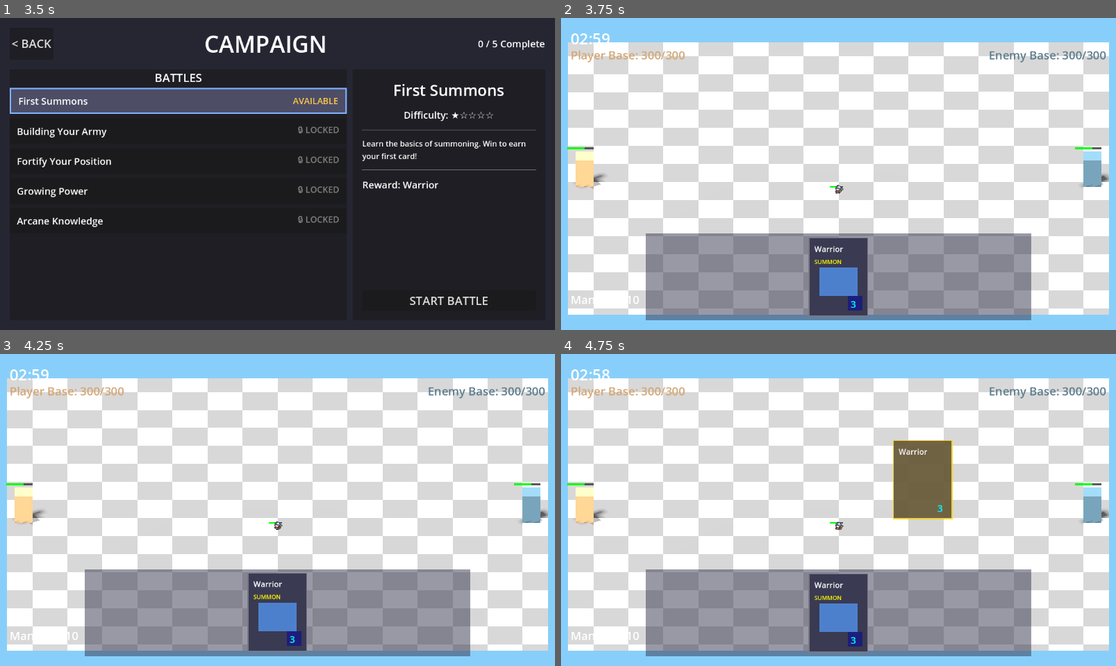
Above: before the commit, frames 1-4 (two rows, left to right).
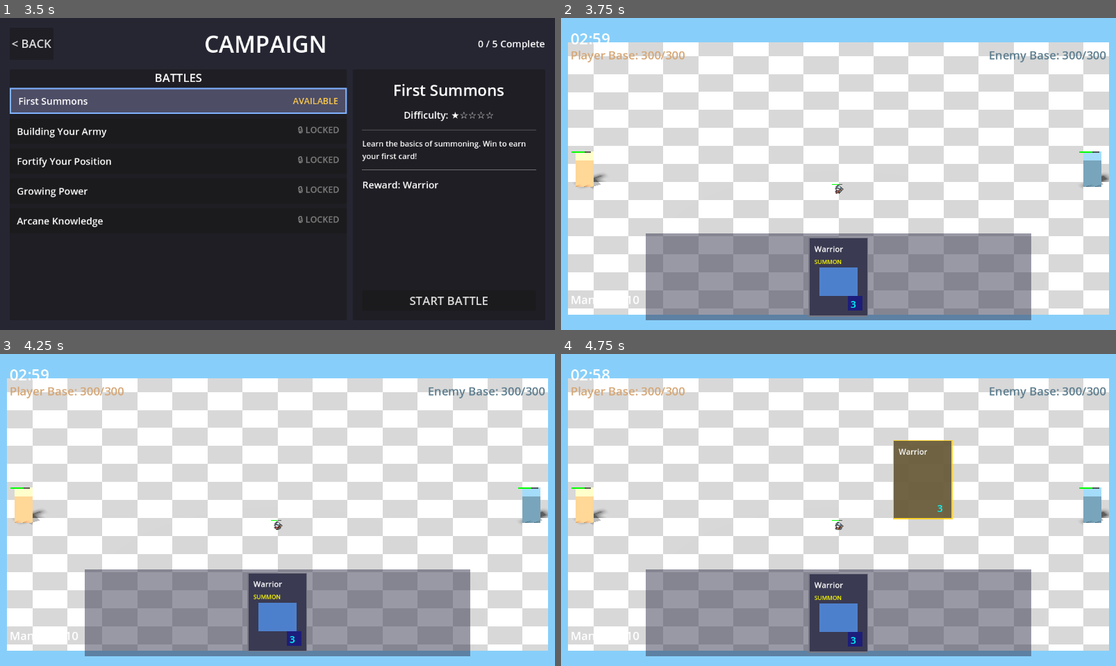
Above: after the commit, the same moments.

Repository: amari-charles/project-summoner
Game: Godot game, scene res://scenes/ui/main_menu.tscn
The game is run twice, just before and just after one commit, with the same random seed, the same clock (stepped at 60 frames per second) and the same inputs.
Inputs (mouse positions are in pixels of both pictures, inside the frame that each line leads up to):
- Up to frame 1 (3.5 s): click "PLAY" at 0.5 s; click "SELECT" at 1.25 s; click "CHOOSE WARRIOR" at 2 s; click (177, 99) at 2.75 s
- Up to frame 2 (3.75 s): click "START BATTLE" at 3.5 s
- Up to frame 3 (4.25 s): no input
- Up to frame 4 (4.75 s): tap Enter at 4.25 s; drag from (838, 612) to (894, 441) at 4.27 s

Frame 1 is identical in both runs. In frame 2, 0.1% of the frame differs, in the area x 1-98%, y 41-55%; in frame 3, 0.1%; in frame 4, 0.1%.

Commit message:
Adjust HP bar size and positioning for better visibility
Changes:
- Reduce default bar width from 1.0 to 0.8 world units (less wide)
- Adjust default offset_y from 1.5 to 1.8 (slightly higher above units)
- Reduce texture size to 100x12 pixels (better aspect ratio)
- Update base HP bars from 2.0 to 1.5 width, 3.0 to 2.5 offset
- Improve pixel_size calculation for proper world unit mapping

HP bars now properly sized and positioned above units/bases!

🤖 Generated with [Claude Code](https://claude.com/claude-code)

Co-Authored-By: Claude <noreply@anthropic.com>

Diff:
--- a/scripts/core/base_3d.gd
+++ b/scripts/core/base_3d.gd
@@ -29,8 +29,8 @@
 
 	# Create HP bar for base (larger and higher than units)
 	HPBarManager.create_bar_for_unit(self, {
-		"bar_width": 2.0,  # Wider than unit bars
-		"offset_y": 3.0,   # Higher above base
+		"bar_width": 1.5,  # Wider than unit bars (1.5 vs 0.8)
+		"offset_y": 2.5,   # Higher above base
 		"show_on_damage_only": false  # Always visible
 	})
 
--- a/scripts/ui/floating_hp_bar.gd
+++ b/scripts/ui/floating_hp_bar.gd
@@ -5,9 +5,9 @@
 ## Managed by HPBarManager for pooling
 
 ## Visual settings
-@export var bar_width: float = 1.0
-@export var bar_height: float = 0.1
-@export var offset_y: float = 1.5  ## Height above unit
+@export var bar_width: float = 0.8  ## Width in world units (smaller for units)
+@export var bar_height: float = 0.08  ## Height in world units
+@export var offset_y: float = 1.8  ## Height above unit
 @export var show_on_damage_only: bool = false  ## Hide when at full HP
 @export var fade_delay: float = 3.0  ## Seconds before fading when damaged
 @export var fade_duration: float = 0.5  ## Fade out time
@@ -76,16 +76,22 @@
 			_fade_out()
 
 func _create_sprite_visuals() -> void:
-	# Create solid color textures for background and bar
-	background_texture = _create_solid_texture(128, 16, background_color)
-	bar_texture = _create_solid_texture(128, 16, color_full)
+	# Create solid color textures for background and bar (wider aspect ratio)
+	var texture_width = 100
+	var texture_height = 12
+	background_texture = _create_solid_texture(texture_width, texture_height, background_color)
+	bar_texture = _create_solid_texture(texture_width, texture_height, color_full)
+
+	# Calculate pixel size to achieve desired world size
+	var pixels_per_unit = texture_width / bar_width
+	var pixel_size = 1.0 / pixels_per_unit
 
 	# Create background sprite
 	background_sprite = Sprite3D.new()
 	background_sprite.texture = background_texture
 	background_sprite.billboard = BaseMaterial3D.BILLBOARD_ENABLED
 	background_sprite.no_depth_test = true
-	background_sprite.pixel_size = bar_width / 128.0  # Convert pixel size to world units
+	background_sprite.pixel_size = pixel_size
 	add_child(background_sprite)
 
 	# Create bar sprite (foreground)
@@ -93,12 +99,12 @@
 	bar_sprite.texture = bar_texture
 	bar_sprite.billboard = BaseMaterial3D.BILLBOARD_ENABLED
 	bar_sprite.no_depth_test = true
-	bar_sprite.pixel_size = bar_width / 128.0
-	bar_sprite.offset = Vector2(-64, 0)  # Anchor left
+	bar_sprite.pixel_size = pixel_size
+	bar_sprite.offset = Vector2(-texture_width * 0.5, 0)  # Anchor left
 	bar_sprite.position = Vector3(0, 0, -0.01)  # Slightly forward
 	add_child(bar_sprite)
 
-	print("  Created Sprite3D visuals with billboard mode")
+	print("  Created Sprite3D visuals with billboard mode (size: %.1fx%.1f)" % [bar_width, bar_height])
 
 func _create_solid_texture(width: int, height: int, color: Color) -> ImageTexture:
 	var image = Image.create(width, height, false, Image.FORMAT_RGBA8)
